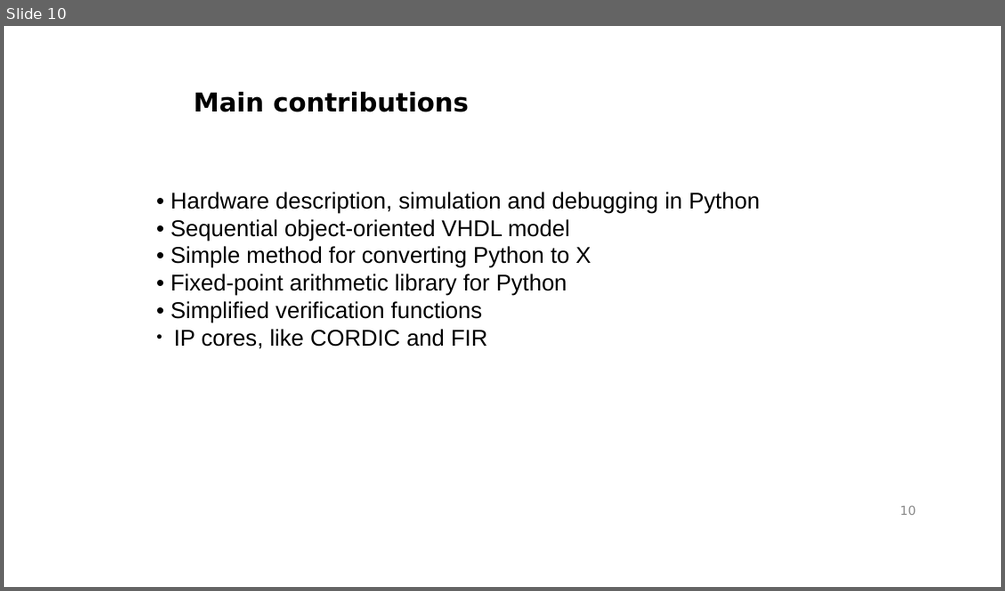
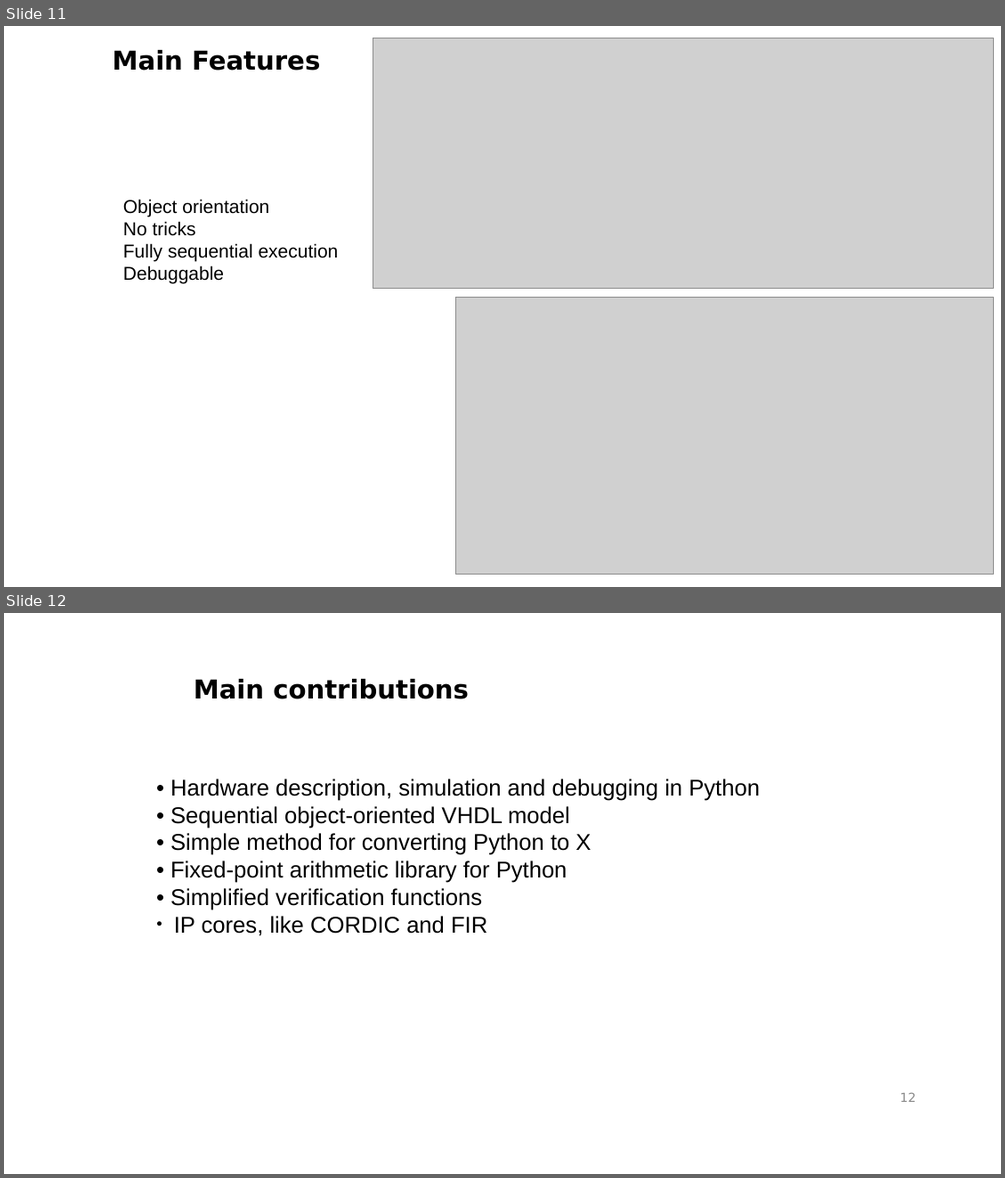
Before and after one commit to gasparka/thesis, a slide deck: presentation.odp. Shown one above the other, each under a label of ours: slide 10 before the commit, slides 11 and 12 after it. The pictures are 1005x591 and 1005x1178 pixels, drawn with LibreOffice and Linux fonts; fonts in the diff are those of the drawing; grey boxes stand for pictures; background and template pictures are left out. Boxes give left, top, right and bottom in pixels: in the first picture for what was removed or moved away, otherwise in the second. Text is boxed around its words. In the diff, an @@ line names an element or a change of style, - is before the commit and + after.

```diff
--- a/presentation.odp
+++ b/presentation.odp
@@ slide 11 added at (4, 26, 1001, 587), background #FFFFFF @@
@@ text added at (113, 50, 320, 70), 25 pt, text #000000, bold @@
+Main Features
@@ picture added at (372, 38, 994, 289) @@
@@ text added at (123, 199, 339, 284), 18 pt, text #000000 @@
+Object orientation
+No tricks
+Fully sequential execution
+Debuggable
@@ picture added at (455, 297, 994, 573) @@
@@ what was slide 10 is now slide 12 @@
@@ page number at (900, 1092, 916, 1102): text changed @@
-10
+12
```
Also in this commit, not shown: 2 slides changed, 3 other slides added, 2 slides removed, 1 other file.
